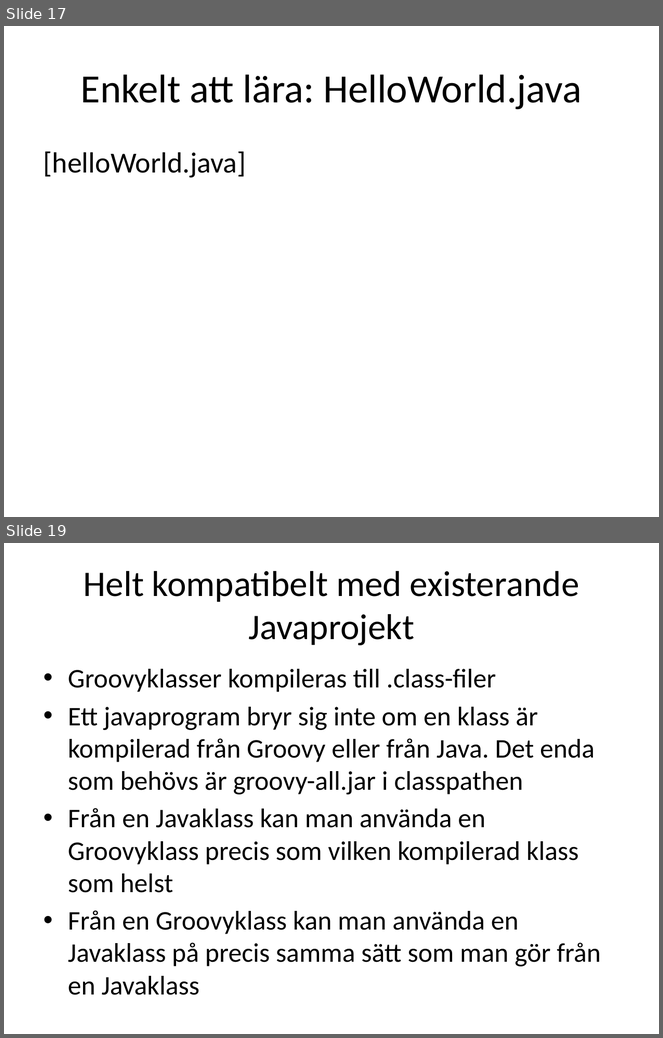
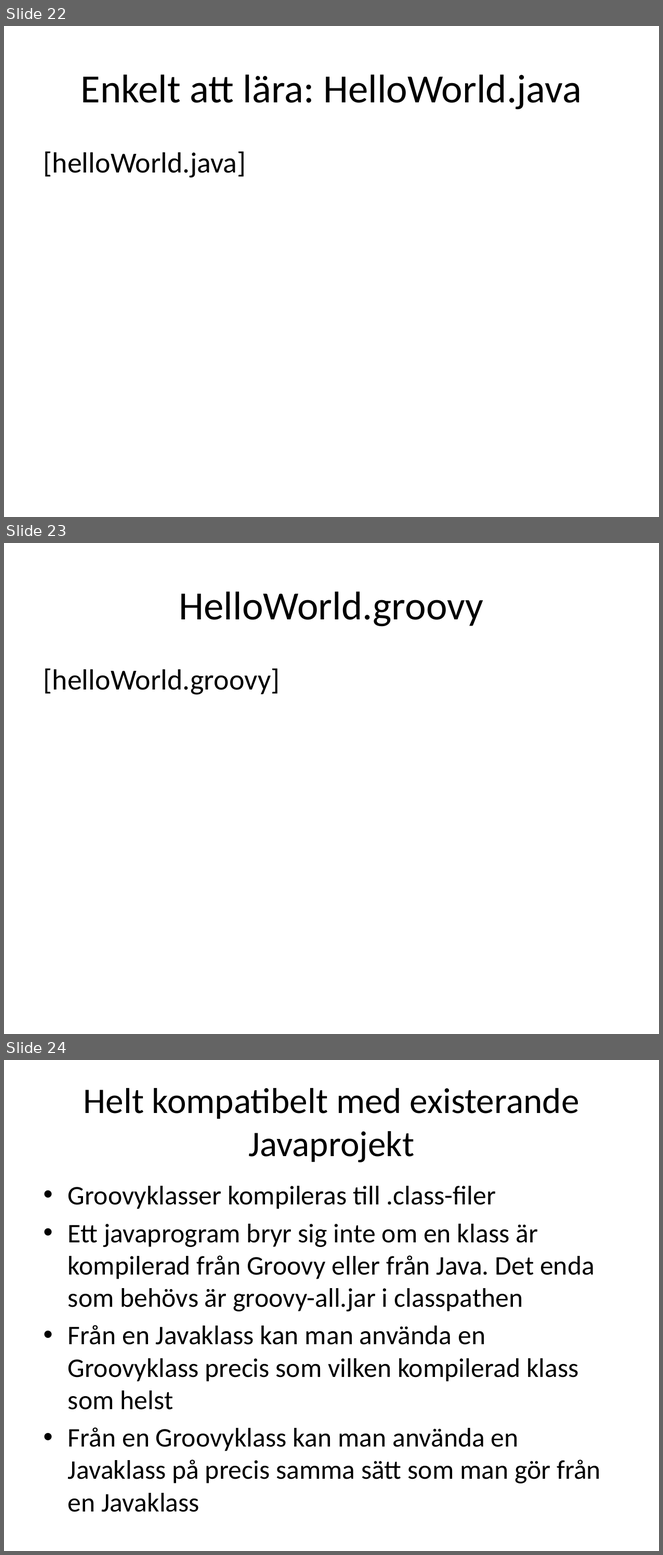
Before and after one commit to me97esn/groovyseminarium, a slide deck: groovyseminarie/dokument/groovyseminarium_source.pptx. Shown one above the other, each under a label of ours: slides 17 and 19 before the commit, slides 22, 23 and 24 after it; the slides between them are not shown. The pictures are 663x1038 and 663x1555 pixels, drawn with LibreOffice and Linux fonts; fonts in the diff are those of the drawing. Boxes give left, top, right and bottom in pixels: in the first picture for what was removed or moved away, otherwise in the second. Text is boxed around its words. In the diff, an @@ line names an element or a change of style, - is before the commit and + after.

```diff
--- a/groovyseminarie/dokument/groovyseminarium_source.pptx
+++ b/groovyseminarie/dokument/groovyseminarium_source.pptx
@@ slide 23 added at <box>4,543,659,1034</box>, background #FFFFFF @@
@@ title added at <box>179,591,484,627</box>, 44 pt, text #000000 @@
+HelloWorld.groovy
@@ text added at <box>44,668,280,695</box>, 32 pt, text #000000 @@
+[helloWorld.groovy]
@@ what was slide 17 is now slide 22 @@
@@ what was slide 19 is now slide 24 @@
```
Also in this commit, not shown: 4 slides changed, 4 other slides added, 2 other files.
